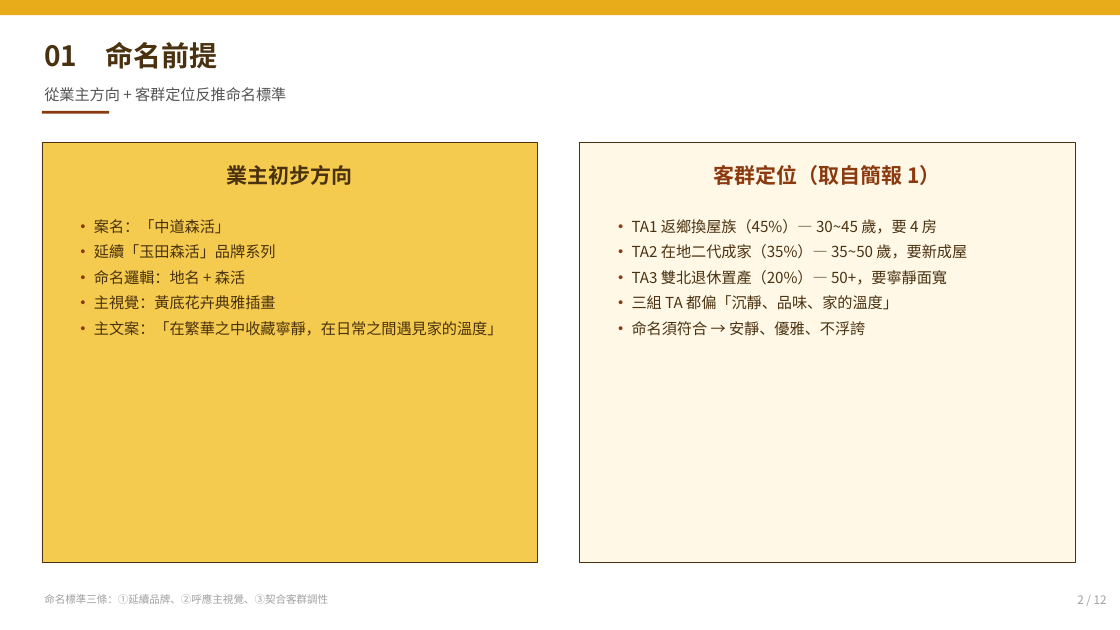
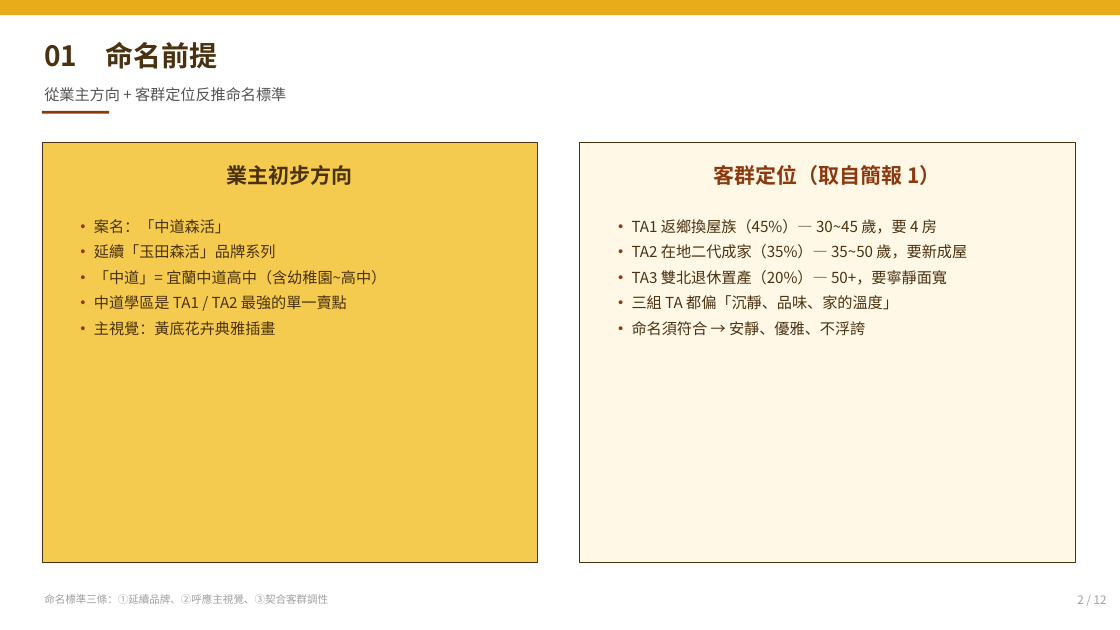
Before and after one commit to BansonLin/Pure-space-Branding, a slide deck: slide 3 of 02_簡報/02_中道森活_命名提案簡報.pptx. Drawn at 1120x630 pixels with LibreOffice and Linux fonts; fonts in the diff are those of the drawing. Boxes give left, top, right and bottom in pixels: in the first picture for what was removed or moved away, otherwise in the second. Text is boxed around its words. In the diff, an @@ line names an element or a change of style, - is before the commit and + after.

```diff
--- a/02_簡報/02_中道森活_命名提案簡報.pptx
+++ b/02_簡報/02_中道森活_命名提案簡報.pptx
@@ text at [94,270,386,309]: text changed @@
-• 命名邏輯：地名 + 森活
+• 「中道」= 宜蘭中道高中（含幼稚園~高中）
+• 中道學區是 TA1 / TA2 最強的單一賣點
@@ text at [94,321,503,336]: paragraph removed @@
-• 主文案：「在繁華之中收藏寧靜，在日常之間遇見家的溫度」
```
Also in this commit, not shown: 5 other slides changed, 2 other files.
